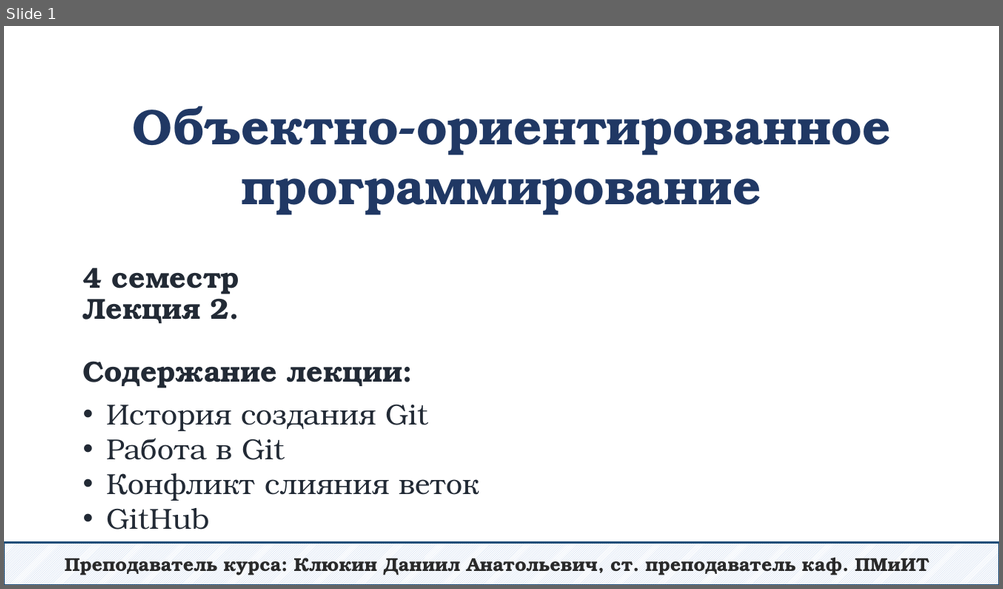
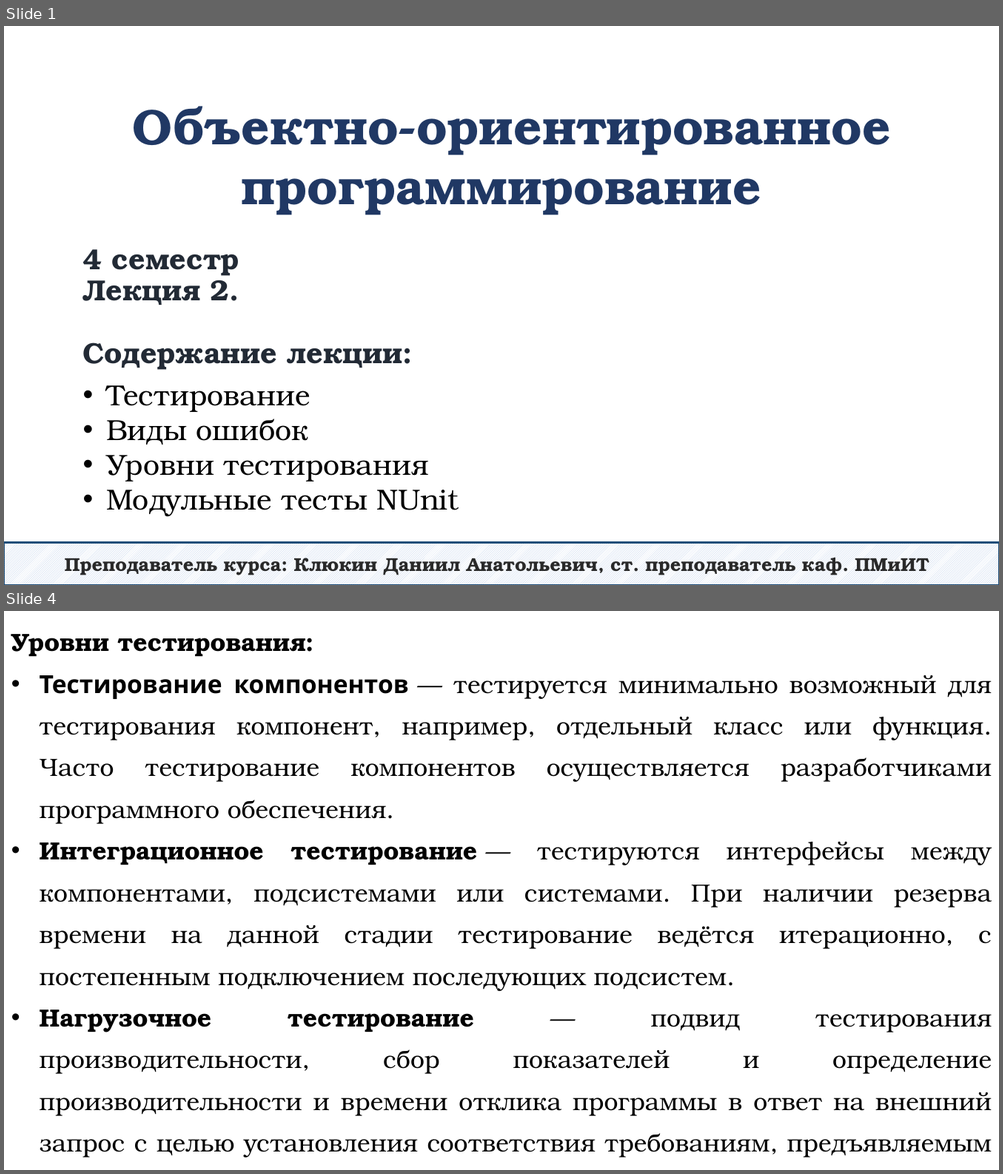
Before and after one commit to DaniilKlyukin/OOP-4, a slide deck: Лекции/ООП 1 лек 2.pptx. Shown one above the other, each under a label of ours: slide 1 before the commit, slides 1 and 4 after it; the slides between them are not shown. The pictures are 1003x589 and 1003x1174 pixels, drawn with LibreOffice and Linux fonts; fonts in the diff are those of the drawing. Boxes give left, top, right and bottom in pixels: in the first picture for what was removed or moved away, otherwise in the second. Text is boxed around its words. In the diff, an @@ line names an element or a change of style, - is before the commit and + after.

```diff
--- a/Лекции/ООП 1 лек 2.pptx
+++ b/Лекции/ООП 1 лек 2.pptx
@@ slide 4 added at [4, 611, 999, 1170], background #FFFFFF @@
@@ text added at [11, 634, 991, 1158], 24 pt, text #000000 @@
+Уровни тестирования:
+• Тестирование компонентов — тестируется минимально возможный для тестирования компонент, например, отдельный класс или функция. Часто тестирование компонентов осуществляется разработчиками программного обеспечения.
+• Интеграционное тестирование — тестируются интерфейсы между компонентами, подсистемами или системами. При наличии резерва времени на данной стадии тестирование ведётся итерационно, с постепенным подключением последующих подсистем.
+• Нагрузочное тестирование — подвид тестирования производительности, сбор показателей и определение производительности и времени отклика программы в ответ на внешний запрос с целью установления соответствия требованиям, предъявляемым к данному ПО.
@@ slide 1 changed as well @@
@@ title "4 семестр Лекция 2. Содержание ...": place and size @@
-title "4 семестр Лекция 2. Содержание ..." at [83, 268, 403, 389]
+title "4 семестр Лекция 2. Содержание ..." at [83, 249, 403, 370]
@@ text at [106, 386, 459, 517]: text changed; text colour #222A35 to #000000 @@
-• История создания Git
-• Работа в Git
-• Конфликт слияния веток
-• GitHub
+• Тестирование
+• Виды ошибок
+• Уровни тестирования
+• Модульные тесты NUnit
```
Also in this commit, not shown: 25 other slides added, 47 slides removed.
